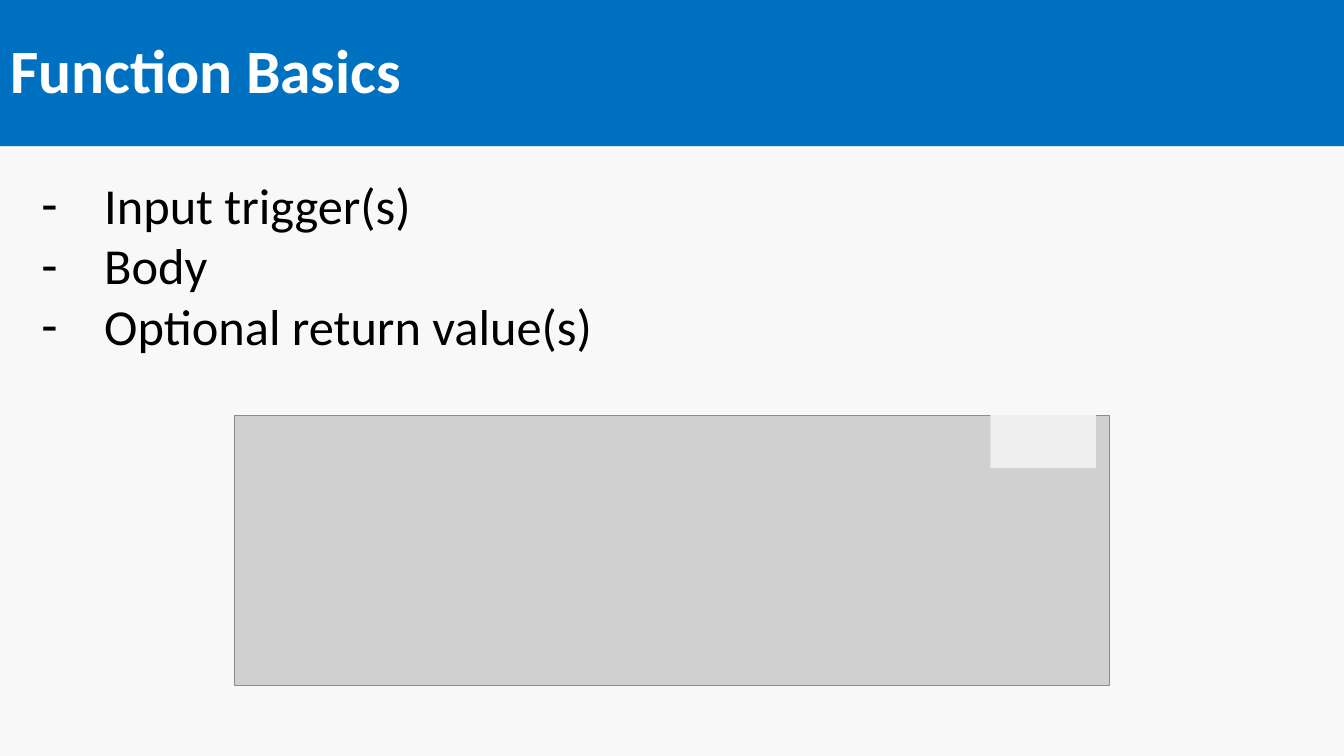
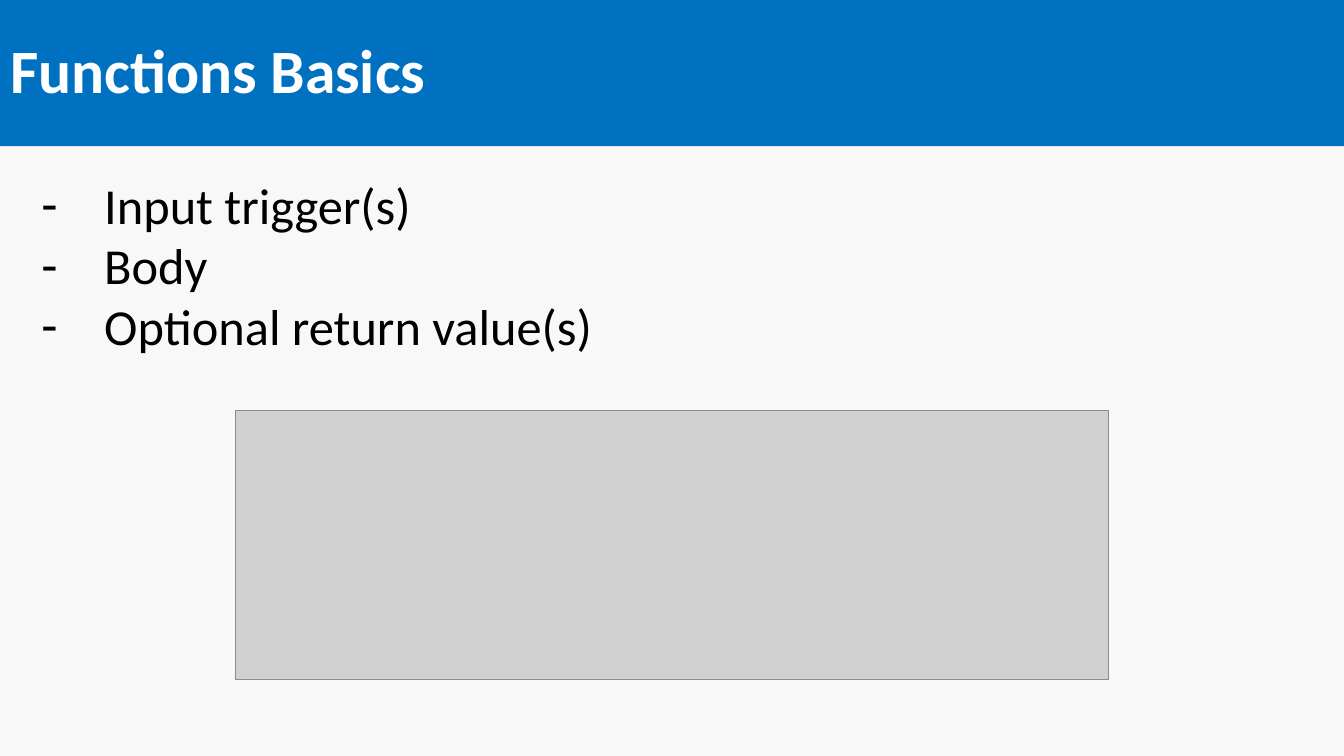
Before and after one commit to SeanFeldman/AzureFunctions-DotNet-YYC, a slide deck: slide 6 of AzureFunctions.pptx. Drawn at 1344x756 pixels with LibreOffice and Linux fonts; fonts in the diff are those of the drawing; grey boxes stand for pictures. Boxes give left, top, right and bottom in pixels: in the first picture for what was removed or moved away, otherwise in the second. Text is boxed around its words. In the diff, an @@ line names an element or a change of style, - is before the commit and + after.

```diff
--- a/AzureFunctions.pptx
+++ b/AzureFunctions.pptx
@@ title at (10,49,426,94): text changed @@
-Function Basics
+Functions Basics
@@ picture: place and size @@
-picture at (235,415,1109,686)
+picture at (236,410,1108,680)
@@ rectangle removed at (990,415,1096,469) @@
```
Also in this commit, not shown: 7 other slides changed, 1 slide added.
